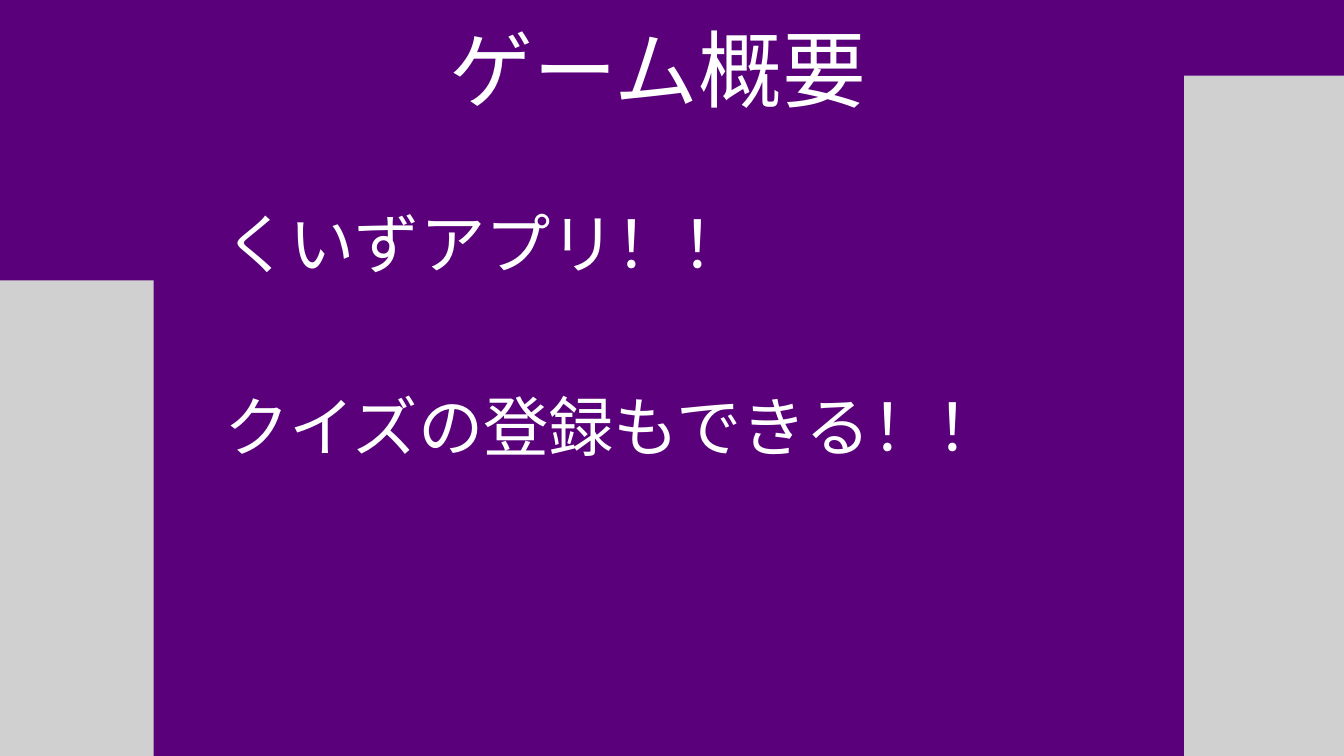
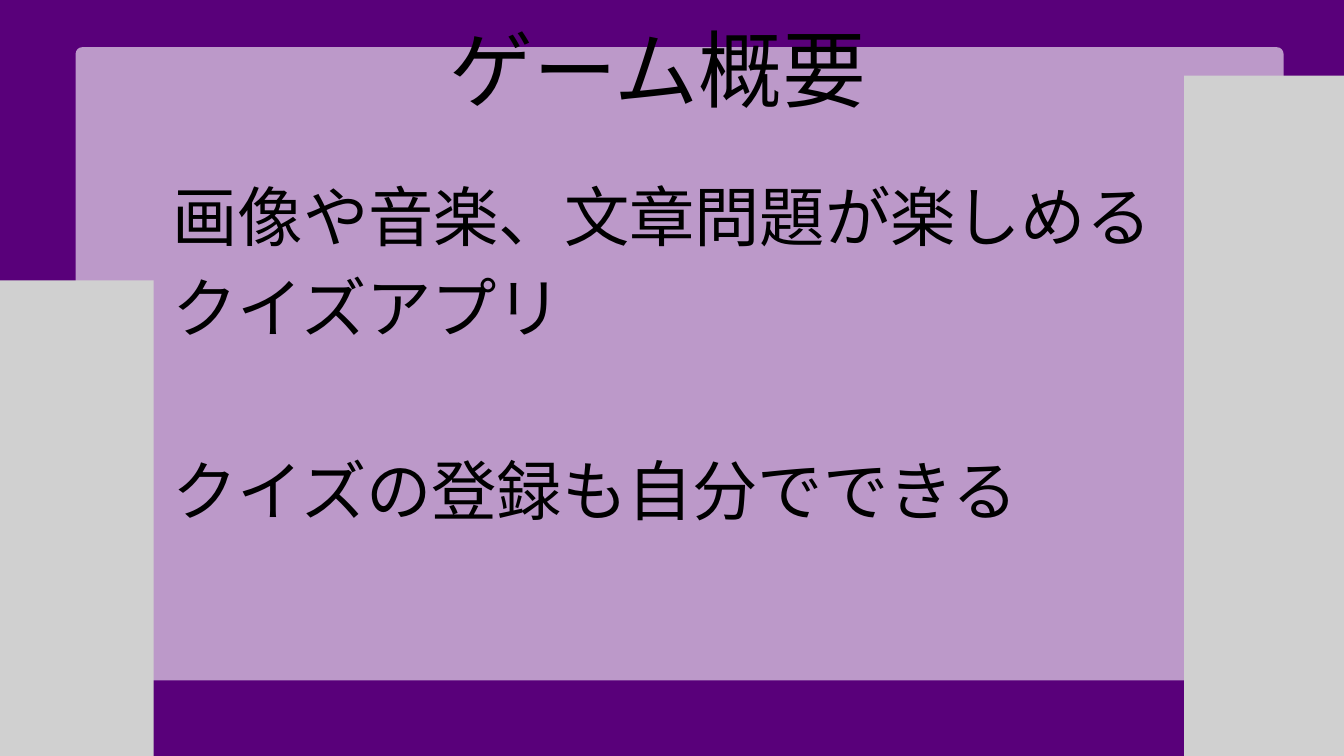
Before and after one commit to kota2929/flutternoyatu, a slide deck: slide 5 of flutter_application_1/flutter2025_yogiashi.pptx (slide 4 before the commit). Drawn at 1344x756 pixels with LibreOffice and Linux fonts; fonts in the diff are those of the drawing; grey boxes stand for pictures. Boxes give left, top, right and bottom in pixels: in the first picture for what was removed or moved away, otherwise in the second. Text is boxed around its words. In the diff, an @@ line names an element or a change of style, - is before the commit and + after.

```diff
--- a/flutter_application_1/flutter2025_yogiashi.pptx
+++ b/flutter_application_1/flutter2025_yogiashi.pptx
@@ text "ゲーム概要" at <box>449,16,866,108</box>: text colour #FFFFFF to #000000 @@
@@ freeform shape added at <box>75,47,1284,680</box>, fill #FFFFFF at 60% opacity @@
@@ text at <box>173,185,1152,521</box>: text changed; text colour #FFFFFF to #000000 @@
-くいずアプリ！！
-クイズの登録もできる！！
+画像や音楽、文章問題が楽しめる
+クイズアプリ
+クイズの登録も自分でできる
```
Also in this commit, not shown: 2 other slides changed, 1 slide added, 2 other files.
